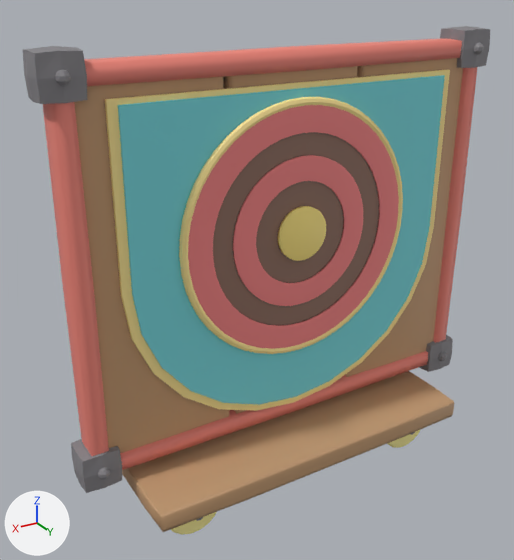
Before and after pictures for a commit that changed the glTF model assets/meshes/TargetBoard.glb.
Before and after are seen from a camera (50 mm lens) standing at (6.22, 9.29, 8.68) and looking at (0.48, -0.26, 3.9). Arrows for +X, +Y and +Z are at lower left; the lights stay in place. The older version comes first. Vertices at exactly the same position are counted once.

Names of what the first picture shows: 'Bull', 'Face', 'Frame', 'Iron', 'Paint', 'Rings', 'ShieldRim', 'Wheels', 'Wood'.
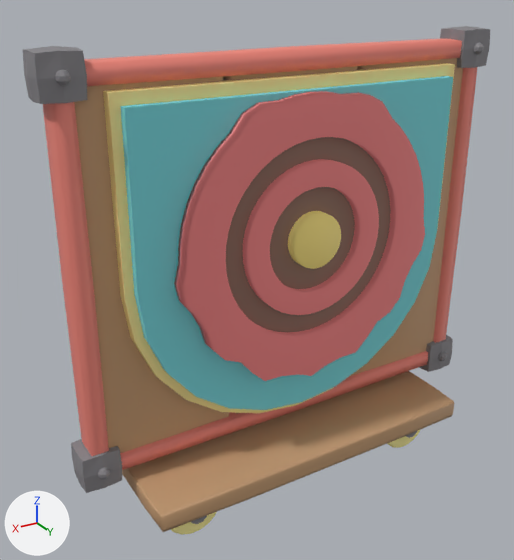
Location of each change, (x1, y1, x2, y2) in pixels of the pictures (514 x 560 px; the box of a moved part takes in the faces that stretch with it):
'Rings', reshaped (19% wider, 19% taller): before (188, 105, 399, 349); after (174, 91, 425, 381)
'Paint', reshaped: before (118, 75, 445, 404); after (120, 76, 453, 410)
'Face', rescaled: before (213, 132, 379, 325); after (226, 137, 391, 332)
'ShieldRim', reshaped: before (105, 69, 450, 411); after (103, 63, 455, 413)
'Bull', moved, rescaled: before (277, 206, 326, 261); after (288, 211, 341, 269)
part 2 of me_shieldrim, moved or reshaped: before (121, 296, 152, 371); after (120, 295, 156, 376)
part 3 of me_shieldrim, moved or reshaped (mostly hidden): before (106, 70, 450, 411); after (108, 64, 455, 413)
part 4 of me_shieldrim, moved or reshaped: before (105, 69, 448, 296); after (103, 63, 452, 299)

The change, as a diff of the scene's bpy script:
```diff
--- a/assets/meshes/TargetBoard.glb.py
+++ b/assets/meshes/TargetBoard.glb.py
@@ me_paint @@
 # used by ob_paint; location = (0.0, 0.0, 0.0)
-me_paint.from_pydata(...)  # 40 vertices, 72 faces; spans x -3.34..3.34, y -0.3..0.26, z 1.66..7.34
+me_paint.from_pydata(...)  # 40 vertices, 72 faces; spans x -3.34..3.34, y -0.3..0.46, z 1.66..7.34
+# me_paint part 1: all 16 vertices in x -2.9..2.9, y 0.26, z 1.7..7.1 are moved by (0.0, 0.2, 0.0)
 me_paint.materials.append(mat_paint)
@@ me_shieldrim @@
 # used by ob_shieldrim; location = (0.0, 0.0, 0.0)
-me_shieldrim.from_pydata(...)  # 416 vertices, 828 faces; spans x -3.05..3.05, y 0.16..0.36, z 1.56..7.18
+me_shieldrim.from_pydata(...)  # 416 vertices, 828 faces; spans x -3.05..3.05, y 0.06..0.36, z 1.56..7.28
+# me_shieldrim part 2: 7 of the vertices in x 0.0..3.05, y 0.22, z 1.56..4.37 are moved by (0.0, 0.1, 0.0)
+# me_shieldrim part 3: 1 of the vertices in x 0.0, y 0.22, z 3.32 are moved by (0.0, 0.1, 0.0)
+# me_shieldrim part 4: all 2 vertices in x -3.05..3.05, y 0.22, z 7.18 are moved by (0.0, 0.1, 0.1)
+# other edits to the shape of me_shieldrim do not show in these pictures
 me_shieldrim.materials.append(mat_shieldrim)
@@ me_face @@
 # used by ob_face; location = (0.0, 0.0, 0.0)
-me_face.from_pydata(...)  # 98 vertices, 192 faces; spans x -2.05..2.05, y 0.26..0.31, z 2.78..6.88
+me_face.from_pydata(...)  # 98 vertices, 192 faces; spans x -2.05..2.05, y 0.16..0.61, z 2.78..6.88
+# me_face part 5: the whole mesh is scaled about its middle by (1, 9, 1), then moved by (0.0, 0.1, 0.0)
 me_face.materials.append(mat_face)
@@ me_rings @@
 # used by ob_rings; location = (0.0, 0.0, 0.0)
-me_rings.from_pydata(...)  # 384 vertices, 768 faces; spans x -2.05..2.05, y 0.31..0.34, z 2.78..6.88
+me_rings.from_pydata(...)  # 384 vertices, 768 faces; spans x -2.33..2.33, y 0.31..0.74, z 2.38..7.08
+# me_rings part 6: 240 of 384 vertices moved; they spanned x -2.05..2.05, y 0.31..0.34, z 2.78..6.88 and now span x -2.33..2.33, y 0.31..0.74, z 2.38..7.08; mean shift (0.0, 0.32, -0.01); largest move (-0.78, 0.34, 2.94) -> (-0.94, 0.74, 2.57)
 me_rings.materials.append(mat_rings)
@@ me_bull @@
 # used by ob_bull; location = (0.0, 0.0, 0.0)
-me_bull.from_pydata(...)  # 66 vertices, 128 faces; spans x -0.45..0.45, y 0.29..0.39, z 4.382..5.282
+me_bull.from_pydata(...)  # 66 vertices, 128 faces; spans x -0.45..0.45, y 0.29..0.79, z 4.382..5.282
+# me_bull part 7: the whole mesh is scaled about its middle by (1, 5, 1), then moved by (0.0, 0.2, 0.0)
 me_bull.materials.append(mat_bull)
```
